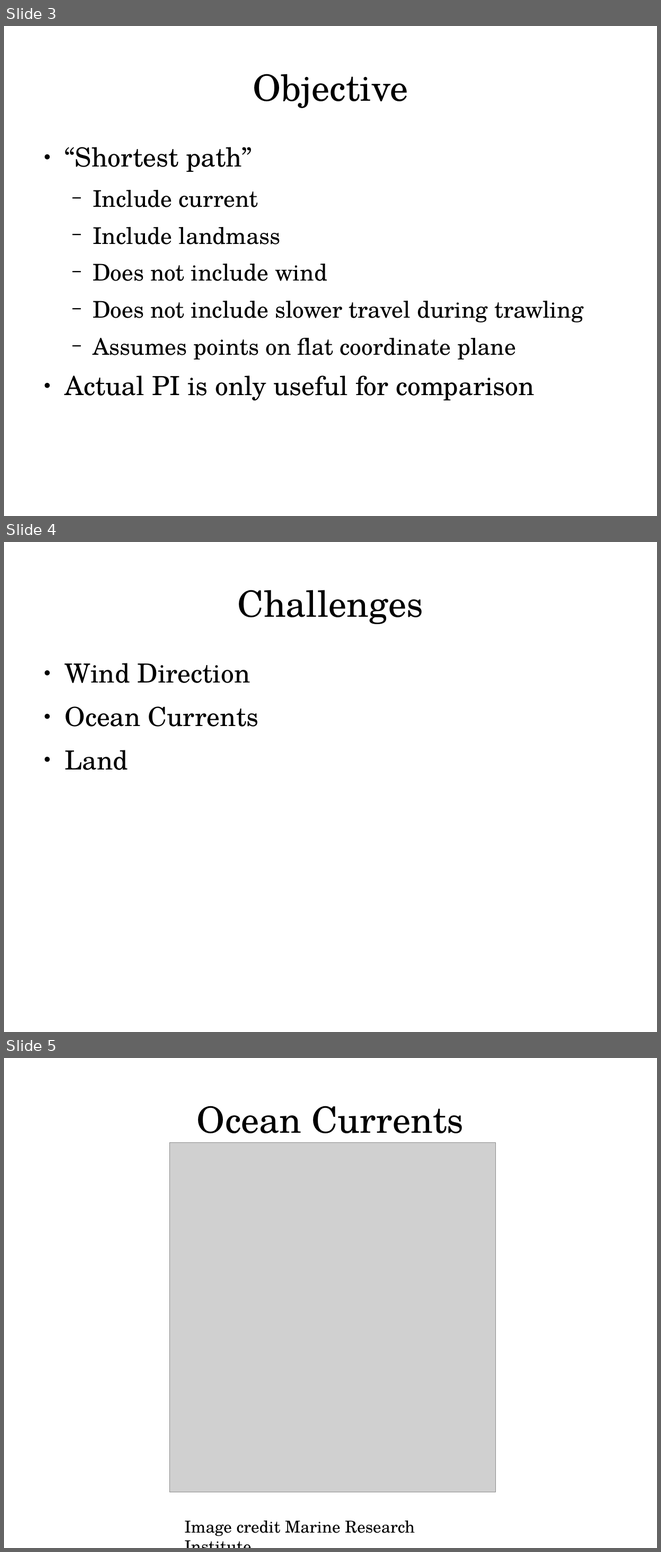
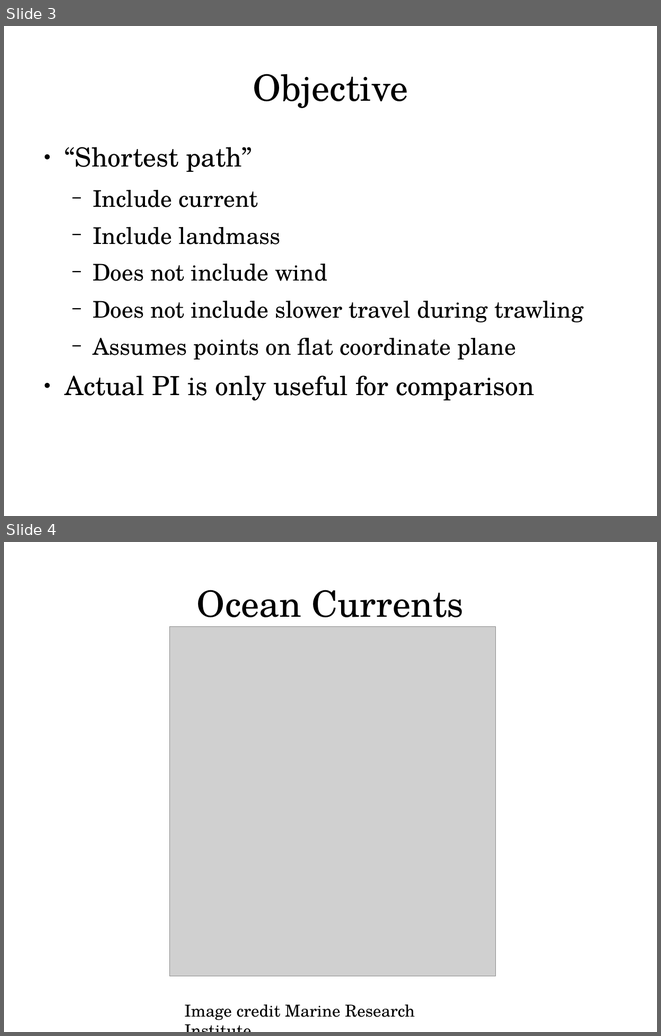
Before and after one commit to LBPeterson/VEL113F_Genetic-Algorithms, a slide deck: Presentation/presentation.odp. Shown one above the other, each under a label of ours: slides 3, 4 and 5 before the commit, slides 3 and 4 after it. The pictures are 661x1552 and 661x1036 pixels, drawn with LibreOffice and Linux fonts; fonts in the diff are those of the drawing; grey boxes stand for pictures. Boxes give left, top, right and bottom in pixels: in the first picture for what was removed or moved away, otherwise in the second. Text is boxed around its words. In the diff, an @@ line names an element or a change of style, - is before the commit and + after.

```diff
--- a/Presentation/presentation.odp
+++ b/Presentation/presentation.odp
@@ slide 4 removed at [4,542,657,1032], background #FFFFFF @@
@@ title removed at [238,590,423,624] @@
-Challenges
@@ text removed at [64,663,259,770] @@
-● Wind Direction
-● Ocean Currents
-● Land
@@ what was slide 5 is now slide 4 @@
```
Also in this commit, not shown: 2 slides changed, 3 slides added, 1 other slide removed, 12 other files.
